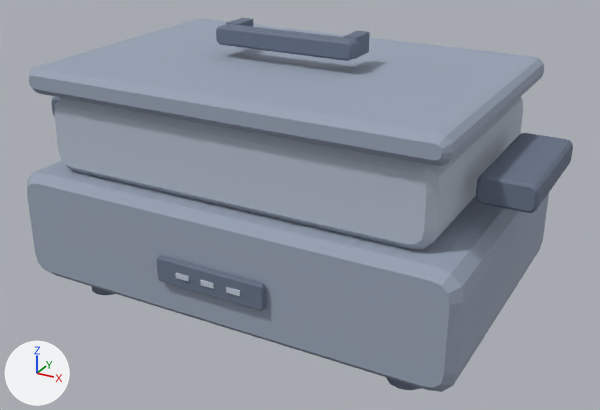
An edit to the glTF model homeos/frontend/public/static/3d-studio/models/multi-cooker.glb, drawn before and after from the same camera.
Both versions are drawn from a camera (50 mm lens) standing at (0.304, -0.536, 0.346) and looking at (0.013, -0.006, 0.082). Every picture has the same lights, and +X, +Y and +Z are marked at lower left. The picture after the commit comes second. Where no turn or scale is listed for an object, it has been applied to the vertices.

Objects in the first picture: 'body', 'dark', 'light', 'soft'.
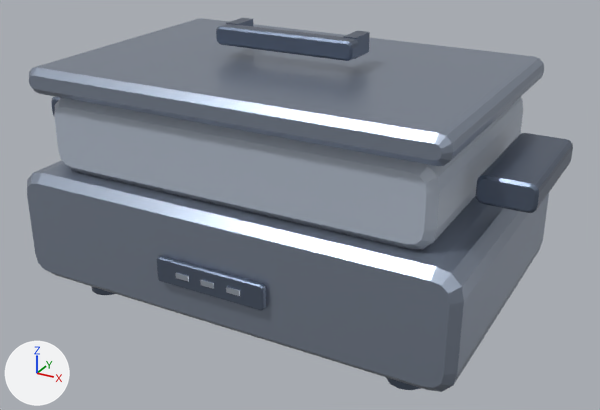
Edits to the bpy script that builds the scene:
```text
Change mat_multi_cooker_candidate_body:
    mat_multi_cooker_candidate_body.roughness: 0.82 -> 0.32
    mat_multi_cooker_candidate_body.metallic: 0.0 -> 0.72
Change mat_multi_cooker_candidate_dark:
    mat_multi_cooker_candidate_dark.roughness: 0.82 -> 0.32
    mat_multi_cooker_candidate_dark.metallic: 0.0 -> 0.72
Change mat_multi_cooker_candidate_light:
    mat_multi_cooker_candidate_light.metallic: 0.0 -> 0.72
```

Pixel boxes [x1, y1, x2, y2] of what changed, in the pictures (600 x 410 px):
'body', surface changed: [27, 18, 544, 392] in both
'dark', surface changed: [51, 18, 573, 390] in both
'light', surface changed (darker): [175, 273, 240, 296] in both
